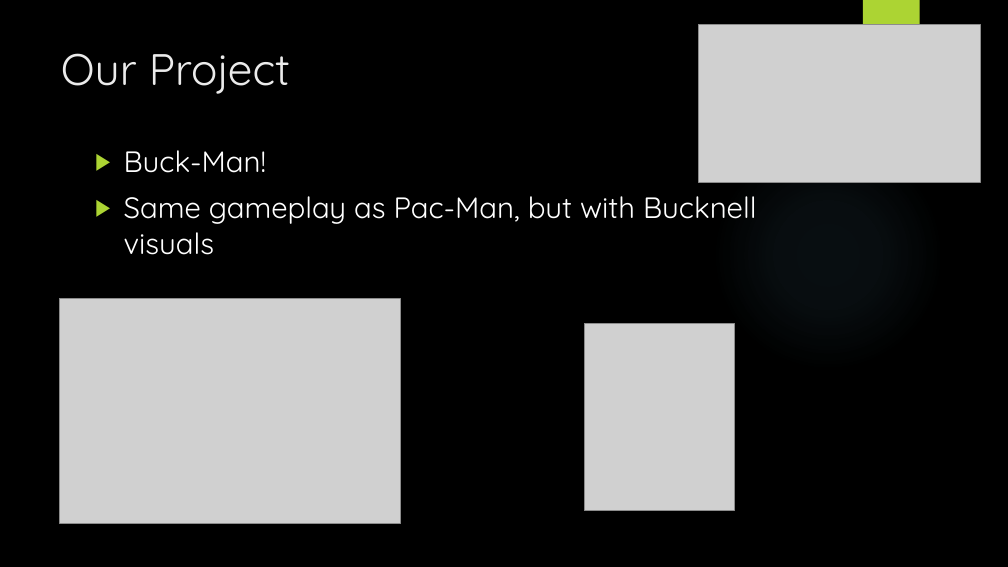
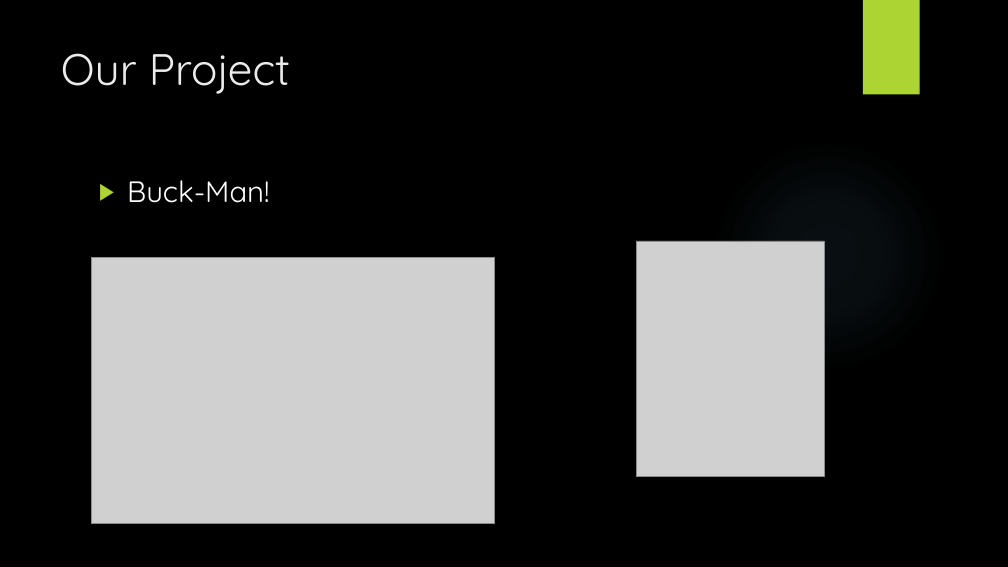
Before and after one commit to JingyiYan/Buck-Man, a slide deck: slide 3 of docs/presentation.pptx. Drawn at 1008x567 pixels with LibreOffice and Linux fonts; fonts in the diff are those of the drawing; grey boxes stand for pictures; background and template pictures are left out. Boxes give left, top, right and bottom in pixels: in the first picture for what was removed or moved away, otherwise in the second. Text is boxed around its words. In the diff, an @@ line names an element or a change of style, - is before the commit and + after.

```diff
--- a/docs/presentation.pptx
+++ b/docs/presentation.pptx
@@ picture removed at box(699, 24, 980, 182) @@
@@ text "Buck-Man!": place and size @@
-text "Buck-Man!" at box(124, 150, 756, 255)
+text "Buck-Man!" at box(127, 180, 269, 203)
@@ text at box(124, 196, 756, 255): paragraph removed @@
-▶ Same gameplay as Pac-Man, but with Bucknell visuals
@@ picture: place and size @@
-picture at box(60, 299, 401, 523)
+picture at box(91, 258, 495, 523)
@@ picture: place and size @@
-picture at box(585, 323, 735, 510)
+picture at box(636, 241, 824, 476)
```
Also in this commit, not shown: 1 other slide changed, 1 slide added, 1 slide removed, 13 other files.
